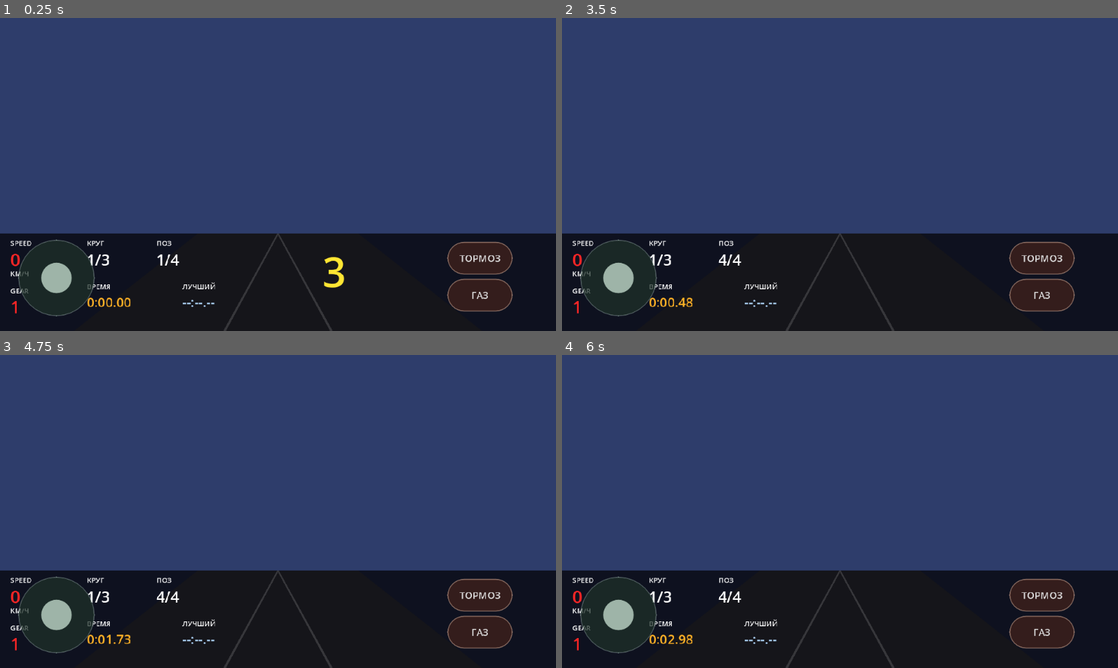
Above: before the commit, frames 1-4 (two rows, left to right).
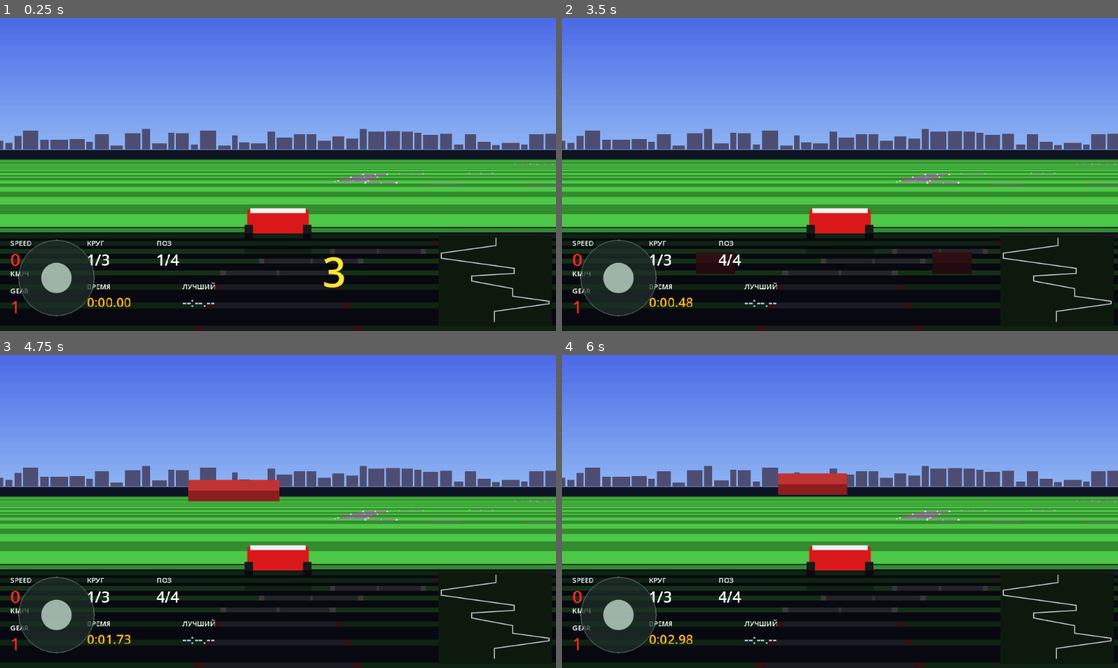
Above: after the commit, the same moments.

Repository: masterofmagic234/Arkon
Game: Godot game, scene res://scenes/level2_pseudo3d.tscn
Same seed, same stepped clock (60 frames per second), same inputs: the game is played once before the commit and once after it. This scene is started directly instead of the project's main scene.
Inputs (mouse positions are in pixels of both pictures, inside the frame that each line leads up to):
- Up to frame 1 (0.25 s): no input
- Up to frame 2 (3.5 s): click "ТОРМОЗ" at 0.5 s; click "ГАЗ" at 1.25 s; tap Enter at 2 s; move the mouse to (962, 158) at 2.02 s; hold D (race_right) 2.03-2.75 s; click (962, 158) at 2.17 s; tap Space at 2.75 s; drag from (728, 190) to (812, 237) at 2.77 s
- Up to frame 3 (4.75 s): move the mouse to (333, 442) at 3.52 s; hold D (race_right) 3.53-4.25 s; drag from (250, 574) to (111, 464) at 4.27 s
- Up to frame 4 (6 s): move the mouse to (1006, 558) at 5.02 s; hold A (race_left) 5.03-5.75 s; drag from (673, 464) to (756, 433) at 5.77 s

The runs differ from the first frame. In frame 1, 74% of the frame differs, in the area x 0-100%, y 0-100%; in frame 2, 74%; in frame 3, 74%; in frame 4, 74%.
Error before the commit: Parse Error: Cannot infer the type of "sx" variable because the value doesn't have a set type. (res://scripts/race_renderer_pseudo3d.gd:142)
Error after the commit: Invalid access to property or key 'world_x' on a base object of type 'RefCounted (race_ai_controller.gd)'. (res://scripts/race_minimap_nes.gd:43)

Commit message:
Fix Level 2 renderer type inference errors

Diff:
--- a/scripts/race_renderer_pseudo3d.gd
+++ b/scripts/race_renderer_pseudo3d.gd
@@ -139,7 +139,7 @@
         if dz < 1.0 or dz > 60.0:
             continue
         var scale := CAMERA_DEPTH / dz
-        var sx := w * 0.5 + (ai.world_x - cam_x) * scale * w * 0.5
+        var sx: float = w * 0.5 + (ai.world_x - cam_x) * scale * w * 0.5
         var sy := horizon_y + scale * CAMERA_DEPTH * CAMERA_HEIGHT * (h - horizon_y) * 0.16
         if sy < horizon_y:
             continue
@@ -152,7 +152,7 @@
     var base_y := h * 0.72
     var car_w := w * 0.11
     var car_h := car_w * 0.55
-    var cx := w * 0.5 + player_car.steer_in * w * 0.02
+    var cx: float = w * 0.5 + player_car.steer_in * w * 0.02
     draw_rect(Rect2(cx - car_w * 0.55, base_y + car_h * 0.10, car_w * 1.10, car_h * 0.20), Color(0, 0, 0, 0.35), true)
     draw_rect(Rect2(cx - car_w * 0.5, base_y - car_h, car_w, car_h * 0.7), Color(0.85, 0.10, 0.10), true)
     draw_rect(Rect2(cx - car_w * 0.45, base_y - car_h * 1.05, car_w * 0.9, car_h * 0.15), Color(0.95, 0.95, 0.95), true)
